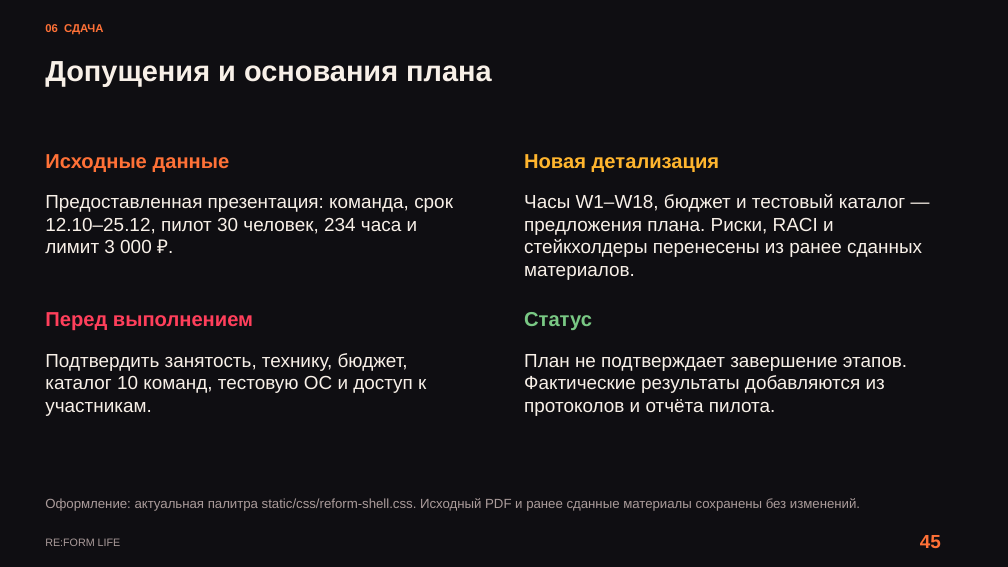
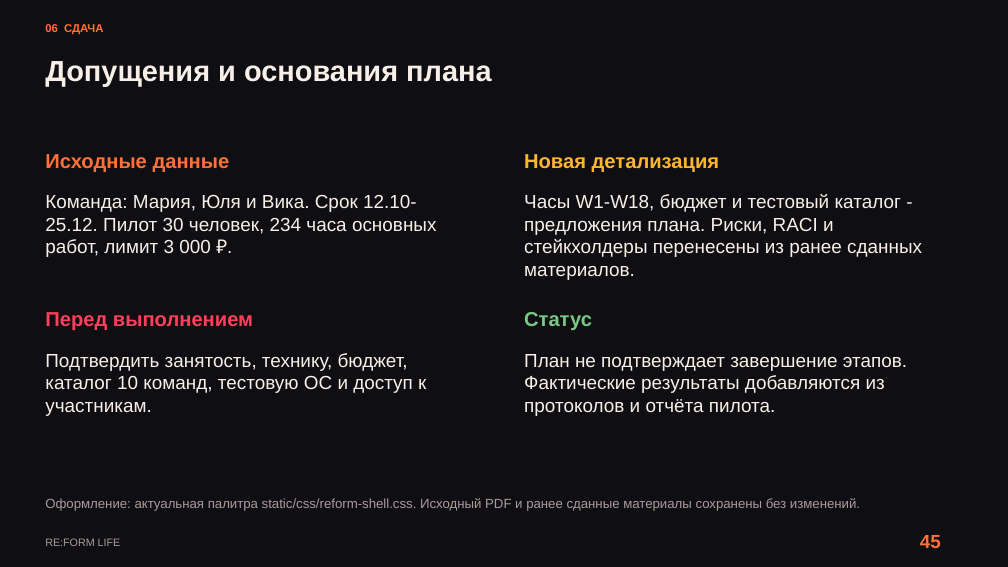
Before and after one commit to kartaamigo/RE-FORM-LIFE, a slide deck: slide 45 of docs/project-plan/RE_FORM_LIFE_Reviewed_Design.pptx. Drawn at 1008x567 pixels with LibreOffice and Linux fonts; fonts in the diff are those of the drawing. Boxes give left, top, right and bottom in pixels: in the first picture for what was removed or moved away, otherwise in the second. Text is boxed around its words. In the diff, an @@ line names an element or a change of style, - is before the commit and + after.

```diff
--- a/docs/project-plan/RE_FORM_LIFE_Reviewed_Design.pptx
+++ b/docs/project-plan/RE_FORM_LIFE_Reviewed_Design.pptx
@@ text at (45,194,437,257): text changed @@
-Предоставленная презентация: команда, срок 12.10–25.12, пилот 30 человек, 234 часа и лимит 3 000 ₽.
+Команда: Мария, Юля и Вика. Срок 12.10-25.12. Пилот 30 человек, 234 часа основных работ, лимит 3 000 ₽.
@@ text at (524,194,922,280): text changed @@
-Часы W1–W18, бюджет и тестовый каталог — предложения плана. Риски, RACI и стейкхолдеры перенесены из ранее сданных материалов.
+Часы W1-W18, бюджет и тестовый каталог - предложения плана. Риски, RACI и стейкхолдеры перенесены из ранее сданных материалов.
```
Also in this commit, not shown: 41 other slides changed, 1 other file.
